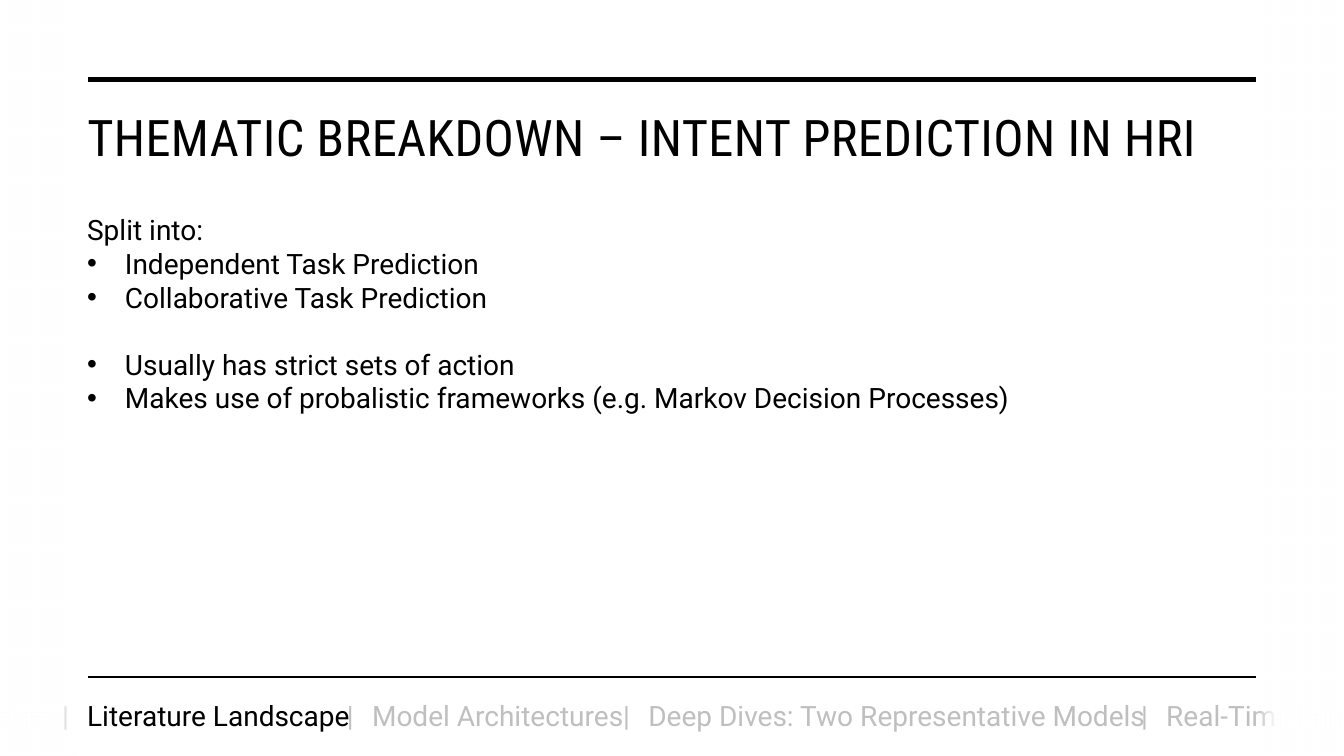
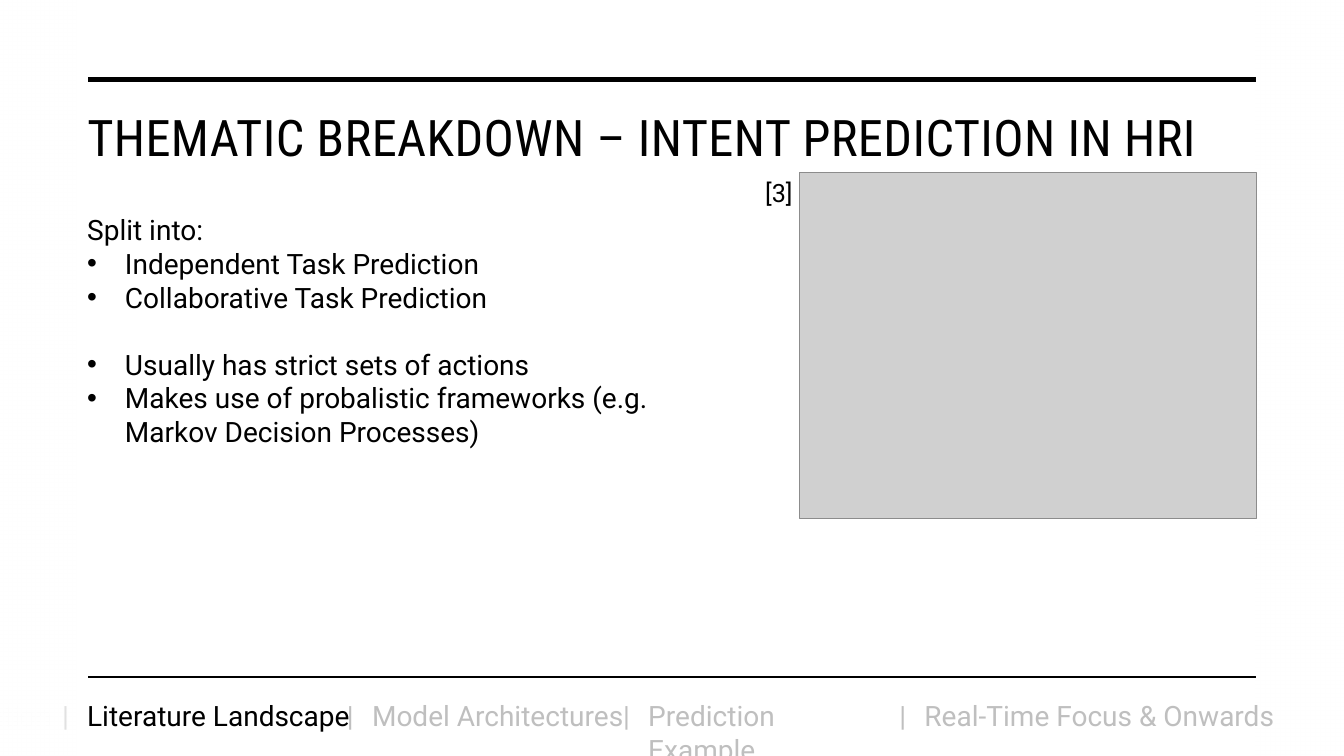
Before and after one commit to AndrewHutani/HMP, a slide deck: slide 6 of Towards Real-Time Human Motion Prediction using Data-Driven and.pptx (slide 7 before the commit). Drawn at 1344x756 pixels with LibreOffice and Linux fonts; fonts in the diff are those of the drawing; grey boxes stand for pictures. Boxes give left, top, right and bottom in pixels: in the first picture for what was removed or moved away, otherwise in the second. Text is boxed around its words. In the diff, an @@ line names an element or a change of style, - is before the commit and + after.

```diff
--- a/Towards Real-Time Human Motion Prediction using Data-Driven and.pptx
+++ b/Towards Real-Time Human Motion Prediction using Data-Driven and.pptx
@@ picture added at (800, 173, 1256, 519) @@
@@ text added at (765, 181, 793, 206), 18 pt, text #000000 @@
+[3]
@@ text at (125, 353, 529, 381): text changed @@
-• Usually has strict sets of action
+• Usually has strict sets of actions
@@ text removed at (648, 705, 1145, 732) @@
-Deep Dives: Two Representative Models
@@ text added at (648, 705, 775, 726), 20 pt, text #BFBFBF @@
+Prediction Example
@@ text "|": place and size @@
-text "|" at (1131, 694, 1167, 738)
+text "|" at (889, 694, 925, 738)
@@ text "Real-Time Focus & Onwards" rewrapped from (1166, 705, 1291, 726) to (924, 705, 1274, 726) @@
```
Also in this commit, not shown: 10 other slides changed, 5 slides added, 3 slides removed, 11 other files.
